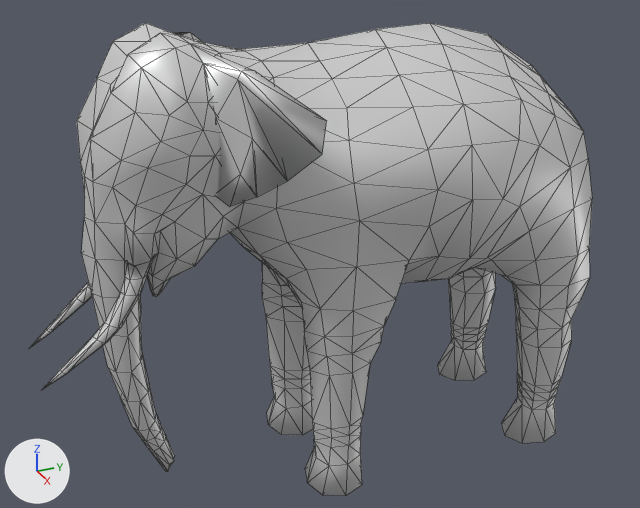
The COLLADA model binaries/data/mods/public/art/meshes/skeletal/elephant_asian_armored_03.dae, before and after one commit.
Both versions are drawn from a 50 mm lens placed at (11.61, -6.99, 9.45), pointed at (-0.05, -1.74, 3.61). Arrows for +X, +Y and +Z are at lower left; the lights stay in place. Mesh edges are drawn as thin lines. Vertices at the same position are counted once.

The first picture shows 'elephant_asian'.
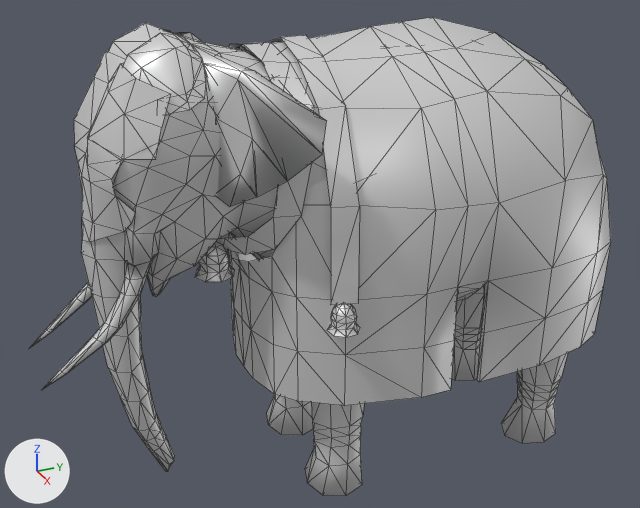
Boxes [x1, y1, x2, y2] around the edits, measured in the pictures (640 x 508 px):
'elephant_asian', reshaped: before [30, 23, 592, 495]; after [30, 17, 611, 495]
part 1 of me_elephant_asian, added: after [74, 17, 611, 406]

The edits, one by one:
me_elephant_asian is used by ob_elephant_asian; location (0.0, 0.0, 0.0).
me_elephant_asian had 775 vertices, 1538 faces and spanned x -1.92..1.92, y -6.24..2.92, z -0.02..7.32.
me_elephant_asian now has 1250 vertices, 2248 faces and spans x -2.05..2.05, y -6.24..3.06, z -0.02..7.32.
me_elephant_asian part 1: 475 vertices added at x -2.05..2.05, y -5.37..3.06, z 1.92..7.27.
